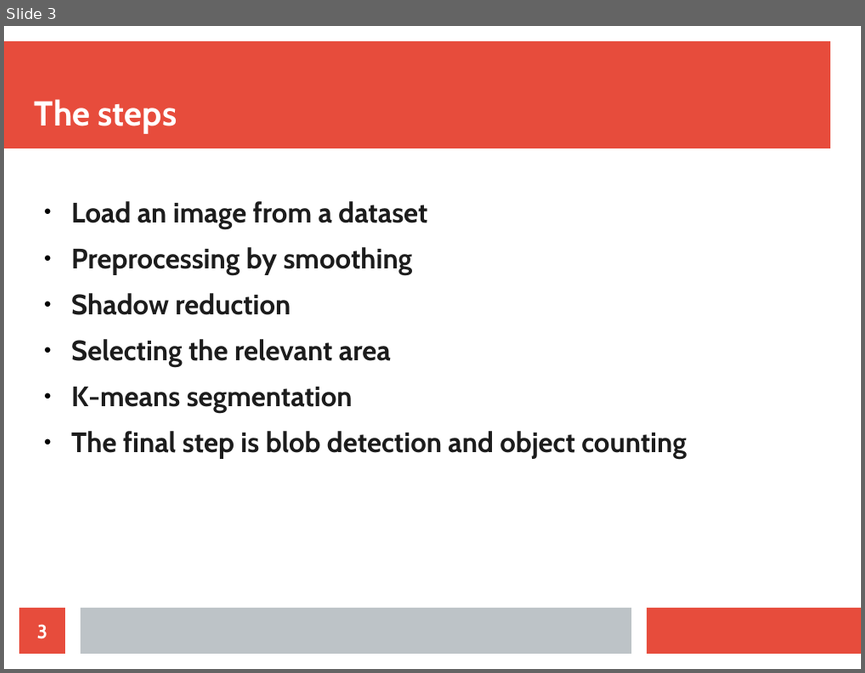
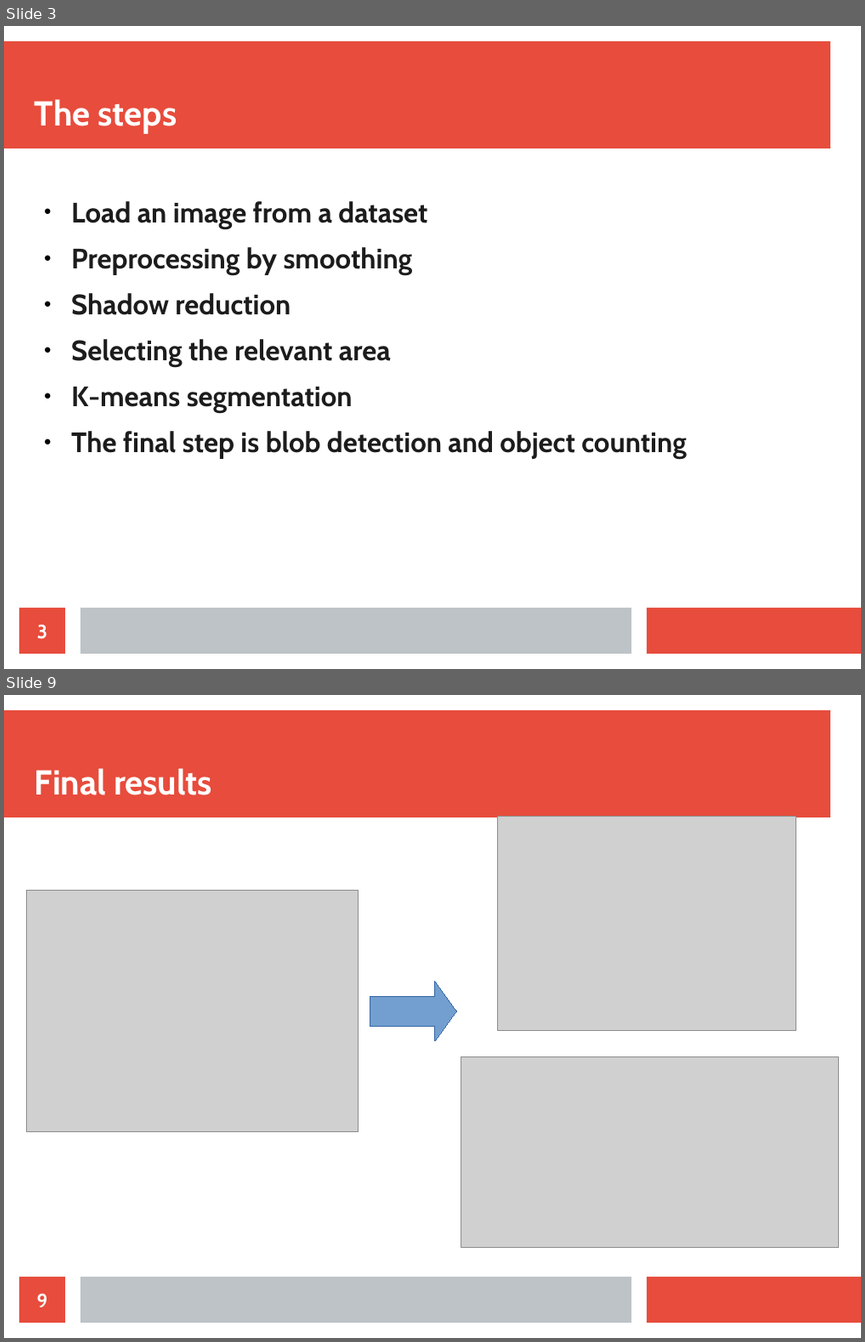
Before and after one commit to bloopeti/IP_OrangeDetection, a slide deck: Documents/Presentation.odp. Shown one above the other, each under a label of ours: slide 3 before the commit, slides 3 and 9 after it; the slides between them are not shown. The pictures are 865x673 and 865x1342 pixels, drawn with LibreOffice and Linux fonts; fonts in the diff are those of the drawing; grey boxes stand for pictures. Boxes give left, top, right and bottom in pixels: in the first picture for what was removed or moved away, otherwise in the second. Text is boxed around its words. In the diff, an @@ line names an element or a change of style, - is before the commit and + after.

Commit message:
Finalize

```diff
--- a/Documents/Presentation.odp
+++ b/Documents/Presentation.odp
@@ slide 9 added at [4,695,861,1338], background #FFFFFF; not listed: 3 template elements that a slide beside it also shows @@
@@ title added at [35,768,212,795], 32 pt, text #FFFFFF, bold @@
+Final results
@@ picture added at [498,817,795,1031] @@
@@ picture added at [27,891,358,1131] @@
@@ right arrow added at [370,981,456,1041], fill #729FCF, outline #3465A4 0 pt @@
@@ picture added at [461,1056,839,1247] @@
@@ page number added at [19,1276,65,1322], fill #E74C3C, 18 pt, text #FFFFFF, bold @@
+9
```
Also in this commit, not shown: 1 slide changed, 5 other slides added, 9 other files.
